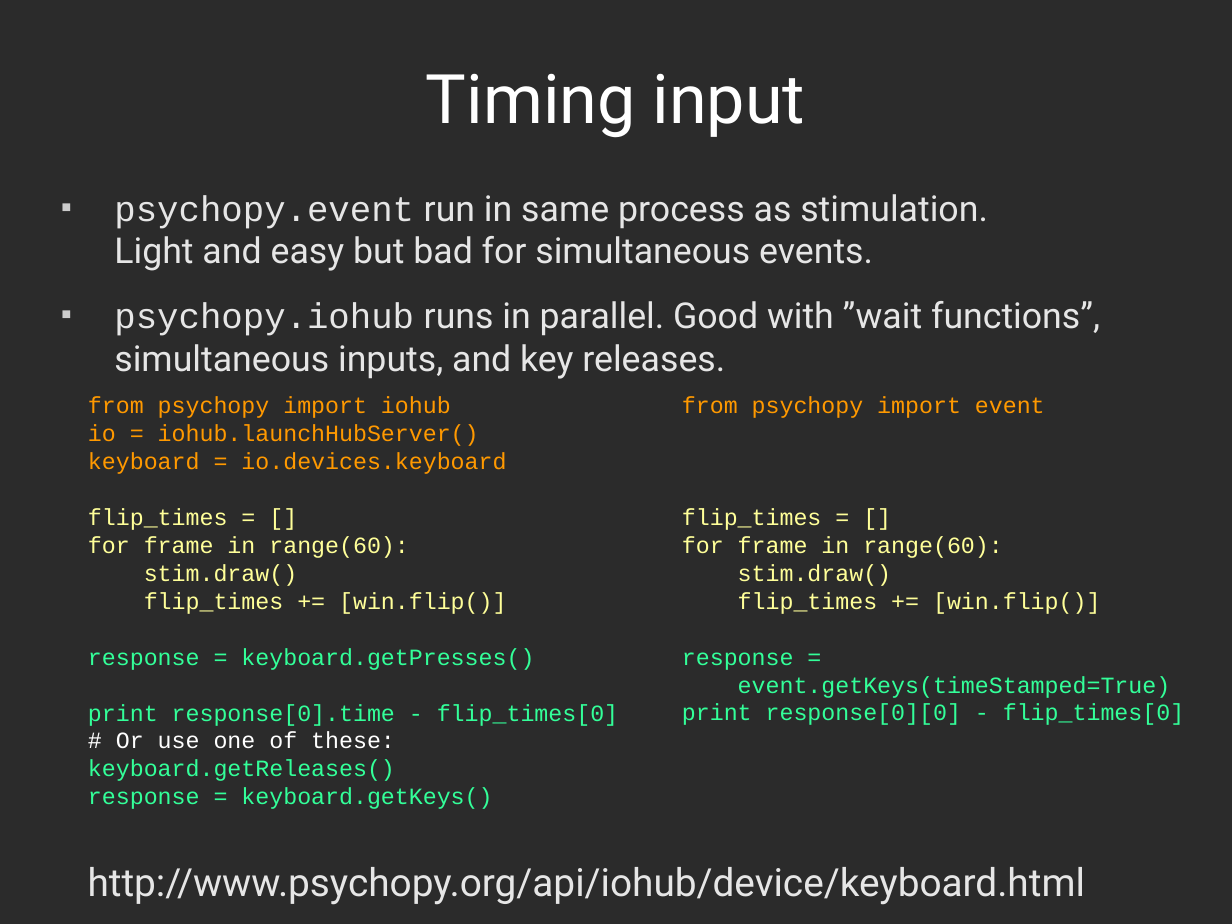
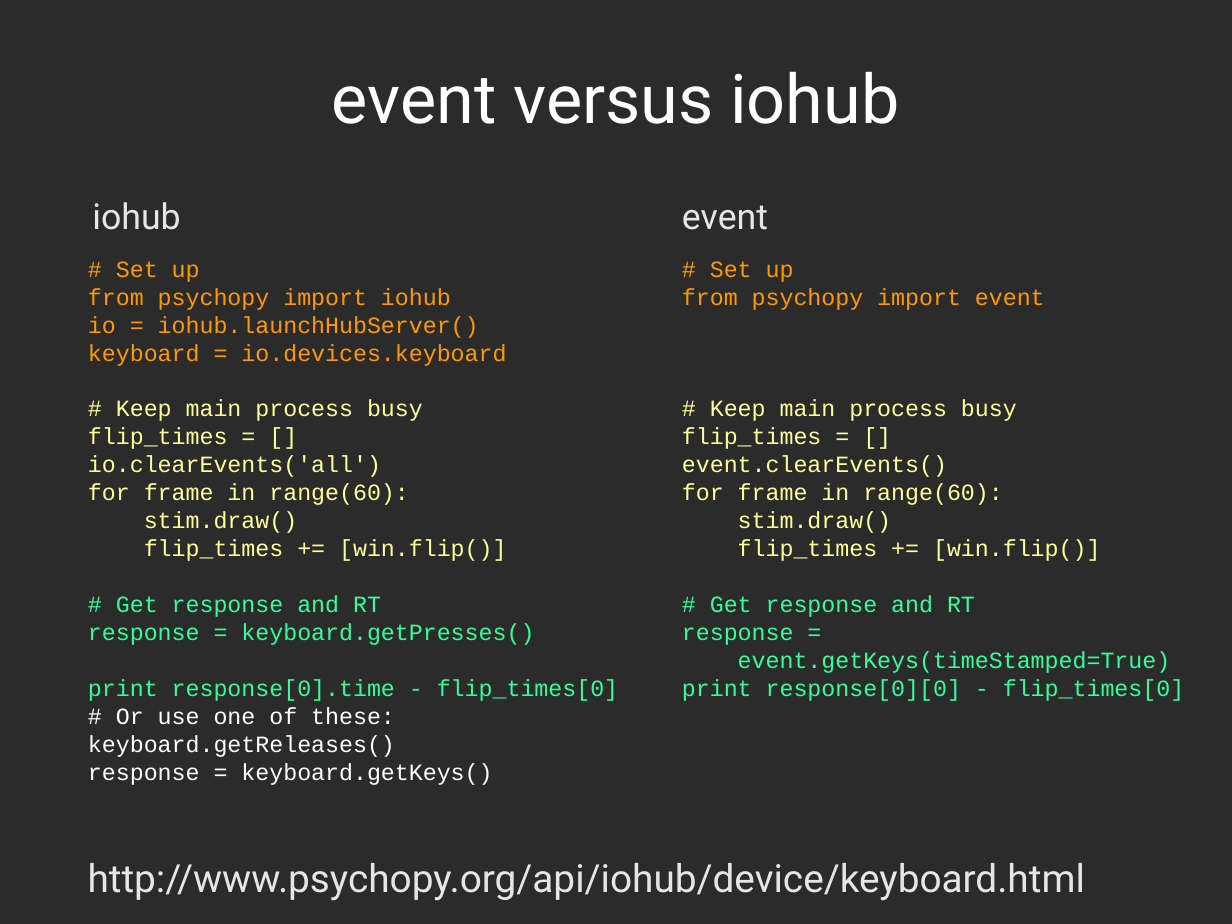
Before and after one commit to lindeloev/psychopy-course, a slide deck: slide 14 of presentations/ppc2_precision.odp (slide 13 before the commit). Drawn at 1232x924 pixels with LibreOffice and Linux fonts; fonts in the diff are those of the drawing; background and template pictures are left out; a plain dark background stands for a picture behind light text. Boxes give left, top, right and bottom in pixels: in the first picture for what was removed or moved away, otherwise in the second. Text is boxed around its words. In the diff, an @@ line names an element or a change of style, - is before the commit and + after.

Commit message:
Updated presentation with iohub vs. event info.

```diff
--- a/presentations/ppc2_precision.odp
+++ b/presentations/ppc2_precision.odp
@@ title at (x1=332, y1=71, x2=899, y2=124): text changed @@
-Timing input
+event versus iohub
@@ text added at (x1=92, y1=202, x2=180, y2=230), 23 pt, text #E6E6E6 @@
+iohub
@@ text removed at (x1=114, y1=194, x2=1100, y2=379) @@
-■ psychopy.event run in same process as stimulation.
-  Light and easy but bad for simultaneous events.
-■ psychopy.iohub runs in parallel. Good with ”wait functions”, simultaneous inputs, and key releases.
@@ text added at (x1=682, y1=205, x2=768, y2=230), 23 pt, text #E6E6E6 @@
+event
@@ text at (x1=88, y1=261, x2=618, y2=701): text changed; text colour #FF9900 to #FFFF99 @@
-from psychopy import iohub
-io = iohub.launchHubServer()
-keyboard = io.devices.keyboard
-flip_times = []
-for frame in range(60):
-stim.draw()
-flip_times += [win.flip()]
-response = keyboard.getPresses()
-print response[0].time - flip_times[0]
+# Set up
+from psychopy import iohub
+io = iohub.launchHubServer()
+keyboard = io.devices.keyboard
+# Keep main process busy
+flip_times = []
+io.clearEvents('all')
+for frame in range(60):
+stim.draw()
+flip_times += [win.flip()]
+# Get response and RT
+response = keyboard.getPresses()
+print response[0].time - flip_times[0]
@@ text "# Set up from psychopy ..." moved from (x1=88, y1=396, x2=618, y2=809) to (x1=88, y1=261, x2=618, y2=785) @@
@@ text at (x1=682, y1=261, x2=1184, y2=701): text changed; text colour #33FF99 to #FFFF99 @@
-from psychopy import event
-flip_times = []
-for frame in range(60):
-stim.draw()
-flip_times += [win.flip()]
-response =
-event.getKeys(timeStamped=True)
-print response[0][0] - flip_times[0]
+# Set up
+from psychopy import event
+# Keep main process busy
+flip_times = []
+event.clearEvents()
+for frame in range(60):
+stim.draw()
+flip_times += [win.flip()]
+# Get response and RT
+response =
+event.getKeys(timeStamped=True)
+print response[0][0] - flip_times[0]
@@ text at (x1=88, y1=707, x2=492, y2=785): text colour #33FF99 to #FFFFFF in "keyboard.getReleases() response = keyboard.getKeys()" @@
@@ text "http://www.psychopy.org/api/iohub/device/keyboard.html" moved from (x1=88, y1=867, x2=1085, y2=905) to (x1=88, y1=863, x2=1085, y2=901) @@
```
Also in this commit, not shown: 1 slide added, 1 other file.
